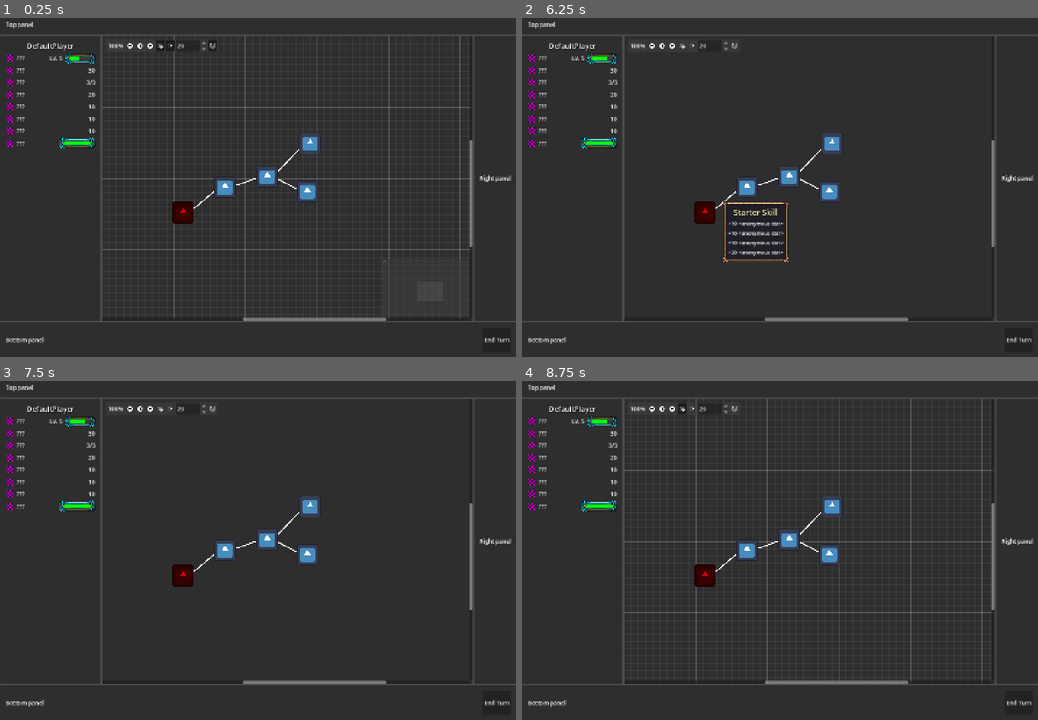
Above: before the commit, frames 1-4 (two rows, left to right).
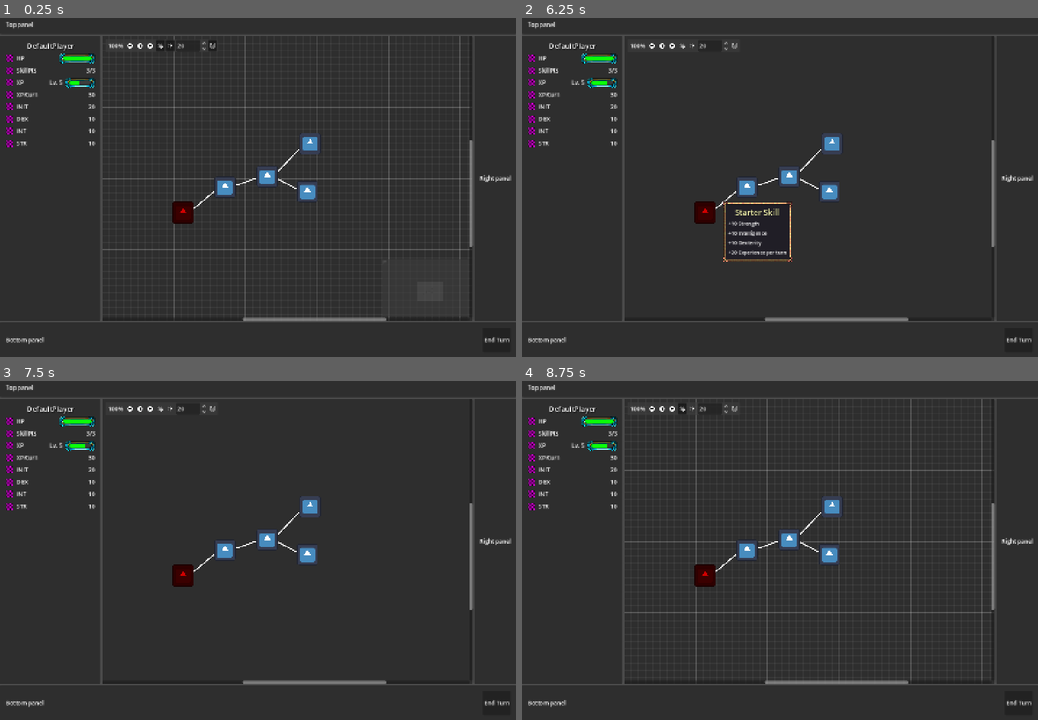
Above: after the commit, the same moments.

Repository: Koaieus/skill-tree-of-life
Game: Godot game, scene res://main.tscn
Two runs of this game, one before a commit and one after it. Both use one fixed random seed, a clock stepped at 60 frames per second and the inputs below. The engine's default icon, where the game draws it, is replaced by a stand-in: a white triangle on a blue panel in a dark square.
Inputs (mouse positions are in pixels of both pictures, inside the frame that each line leads up to):
- Up to frame 1 (0.25 s): no input
- Up to frame 2 (6.25 s): click (702, 211) at 0.52 s; click (651, 45) at 1.25 s; click (671, 45) at 2 s; click (681, 45) at 2.75 s; click (692, 45) at 3.5 s; click (733, 45) at 4.25 s; click "End Turn" at 5 s; click (702, 211) at 5.77 s
- Up to frame 3 (7.5 s): click (129, 408) at 6.5 s; click (149, 408) at 7.25 s
- Up to frame 4 (8.75 s): click (681, 408) at 8 s

The runs differ from the first frame. In frame 1, 0.7% of the frame differs, in the area x 3-19%, y 10-39%; in frame 2, 1.1%, in the area x 3-53%, y 10-72%; in frame 3, 0.7%; in frame 4, 0.7%.

Commit message:
Repopulate SkillMetaData repo

Diff:
--- a/autoload/stat_metadata_repository.tscn
+++ b/autoload/stat_metadata_repository.tscn
@@ -1,6 +1,81 @@
-[gd_scene load_steps=2 format=3 uid="uid://b0i5wlc44yt47"]
+[gd_scene load_steps=19 format=3 uid="uid://b0i5wlc44yt47"]
 
 [ext_resource type="Script" uid="uid://bt440sdyvbrvg" path="res://autoload/stat_metadata_repository.gd" id="1_bcx1n"]
+[ext_resource type="Script" uid="uid://c2lhfevy5egoo" path="res://stat_system/metadata/stat_metadata.gd" id="2_uj3ek"]
+[ext_resource type="Script" uid="uid://gj017hef4u2b" path="res://stats/list/dex_stat.gd" id="3_qllhy"]
+[ext_resource type="Script" uid="uid://b2ju8klaorw55" path="res://stats/list/exp_gain_stat.gd" id="4_iwi73"]
+[ext_resource type="Script" uid="uid://csk0gjg3lplwk" path="res://stats/list/exp_stat.gd" id="5_ah6a3"]
+[ext_resource type="Script" uid="uid://c6qg1flohao7i" path="res://stats/list/health_pool_stat.gd" id="6_j6ndt"]
+[ext_resource type="Script" uid="uid://bsee5glpbl28n" path="res://stats/list/initiative_stat.gd" id="7_esjds"]
+[ext_resource type="Script" uid="uid://chokoff1ki83w" path="res://stats/list/int_stat.gd" id="8_bn2rn"]
+[ext_resource type="Script" uid="uid://0ot8vtmgh6iq" path="res://stats/list/skill_point_pool_stat.gd" id="9_mvhmh"]
+[ext_resource type="Script" uid="uid://cehpx155ql87x" path="res://stats/list/str_stat.gd" id="10_0eksc"]
+
+[sub_resource type="Resource" id="Resource_fjw8v"]
+script = ExtResource("2_uj3ek")
+name = "Dexterity"
+abbreviation = "DEX"
+description = ""
+order = 300
+
+[sub_resource type="Resource" id="Resource_fshf2"]
+script = ExtResource("2_uj3ek")
+name = "Experience per turn"
+abbreviation = "XP/turn"
+description = ""
+order = 201
+
+[sub_resource type="Resource" id="Resource_4a3rd"]
+script = ExtResource("2_uj3ek")
+name = "Experience"
+abbreviation = "XP"
+description = ""
+order = 200
+
+[sub_resource type="Resource" id="Resource_gkuli"]
+script = ExtResource("2_uj3ek")
+name = "Health"
+abbreviation = "HP"
+description = ""
+order = 50
+
+[sub_resource type="Resource" id="Resource_5vwfg"]
+script = ExtResource("2_uj3ek")
+name = "Initiative"
+abbreviation = "INIT"
+description = "Initiative grants turn progress each turn"
+order = 250
+
+[sub_resource type="Resource" id="Resource_f08ux"]
+script = ExtResource("2_uj3ek")
+name = "Intelligence"
+abbreviation = "INT"
+description = ""
+order = 310
+
+[sub_resource type="Resource" id="Resource_3m0mw"]
+script = ExtResource("2_uj3ek")
+name = "Skill points"
+abbreviation = "SkillPts"
+description = ""
+order = 100
+
+[sub_resource type="Resource" id="Resource_pb10q"]
+script = ExtResource("2_uj3ek")
+name = "Strength"
+abbreviation = "STR"
+description = ""
+order = 320
 
 [node name="StatMetadataRepository" type="Node"]
 script = ExtResource("1_bcx1n")
+repository = Dictionary[GDScript, ExtResource("2_uj3ek")]({
+ExtResource("3_qllhy"): SubResource("Resource_fjw8v"),
+ExtResource("4_iwi73"): SubResource("Resource_fshf2"),
+ExtResource("5_ah6a3"): SubResource("Resource_4a3rd"),
+ExtResource("6_j6ndt"): SubResource("Resource_gkuli"),
+ExtResource("7_esjds"): SubResource("Resource_5vwfg"),
+ExtResource("8_bn2rn"): SubResource("Resource_f08ux"),
+ExtResource("9_mvhmh"): SubResource("Resource_3m0mw"),
+ExtResource("10_0eksc"): SubResource("Resource_pb10q")
+})
--- a/project.godot
+++ b/project.godot
@@ -17,8 +17,8 @@
 
 [autoload]
 
+DeferOnce="*res://utils/defer_once.tscn"
 StatMetaDataRepository="*res://autoload/stat_metadata_repository.tscn"
-DeferOnce="*res://utils/defer_once.tscn"
 Skills="res://skills.tscn"
 Game="*res://autoload/game.tscn"
 
--- a/stat_system/metadata/stat_metadata.gd
+++ b/stat_system/metadata/stat_metadata.gd
@@ -11,4 +11,4 @@
 @export_multiline var description: String = ''
 
 ## Ordering amongst stats
-@export var order: int = 100
+@export_range(0, 999) var order: int = 100
